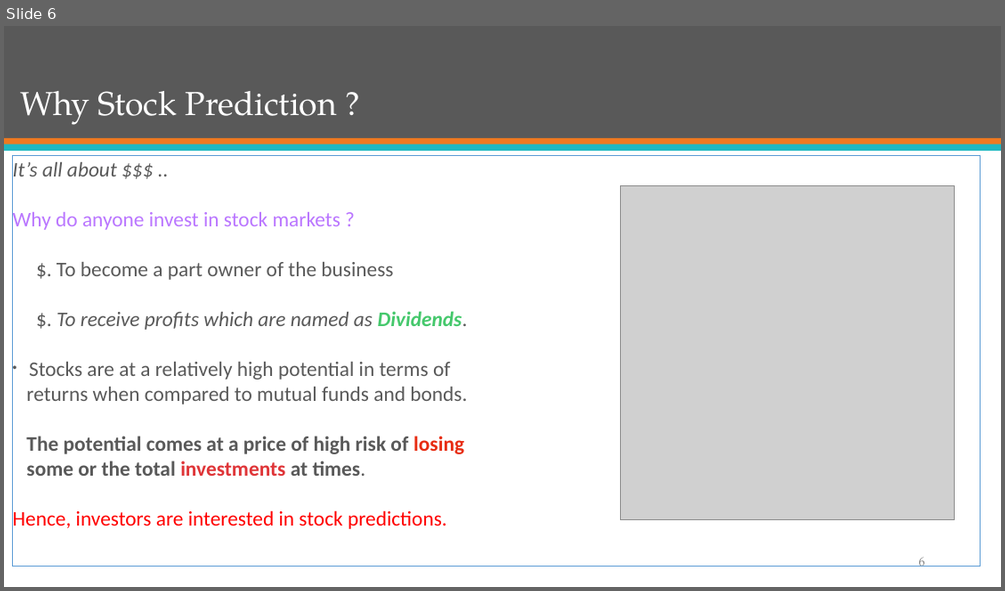
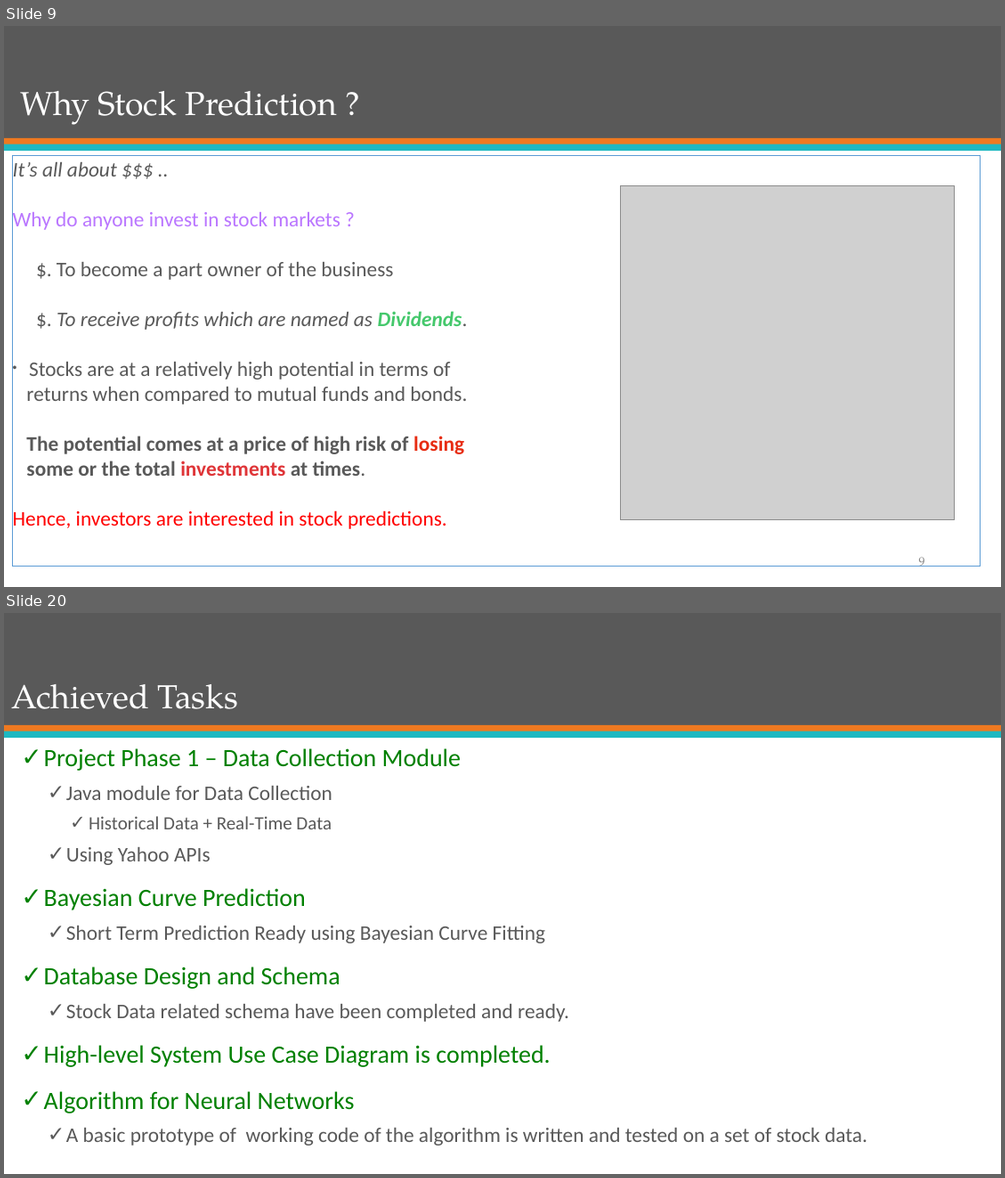
Before and after one commit to mJaiswal/Stock-Market-Prediction-Project, a slide deck: All Documentation/Presentations/Group 13 - ECE 568 - Final Project Preliminary Presentation.pptx. Shown one above the other, each under a label of ours: slide 6 before the commit, slides 9 and 20 after it; the slides between them are not shown. The pictures are 1005x591 and 1005x1178 pixels, drawn with LibreOffice and Linux fonts; fonts in the diff are those of the drawing; grey boxes stand for pictures. Boxes give left, top, right and bottom in pixels: in the first picture for what was removed or moved away, otherwise in the second. Text is boxed around its words. In the diff, an @@ line names an element or a change of style, - is before the commit and + after.

Commit message:
Revert "Final Project presentation"
This reverts commit 832766f04cd8442b965ed63aae4b14a67f5be8de.

```diff
--- a/All Documentation/Presentations/Group 13 - ECE 568 - Final Project Preliminary Presentation.pptx
+++ b/All Documentation/Presentations/Group 13 - ECE 568 - Final Project Preliminary Presentation.pptx
@@ slide 20 added at box(4, 613, 1001, 1174), background #FFFFFF; not listed: 3 template elements that a slide beside it also shows @@
@@ title added at box(11, 684, 238, 709), 32 pt, text #FFFFFF @@
+Achieved Tasks
@@ text added at box(44, 748, 867, 1145), 20 pt, text #595959 @@
+✓ Project Phase 1 – Data Collection Module
+  ✓ Java module for Data Collection
+    ✓ Historical Data + Real-Time Data
+  ✓ Using Yahoo APIs
+✓ Bayesian Curve Prediction
+  ✓ Short Term Prediction Ready using Bayesian Curve Fitting
+✓ Database Design and Schema
+  ✓ Stock Data related schema have been completed and ready.
+✓ High-level System Use Case Diagram is completed.
+✓ Algorithm for Neural Networks
+  ✓ A basic prototype of working code of the algorithm is written and tested on a set of stock data.
@@ what was slide 6 is now slide 9 @@
@@ page number at box(919, 556, 925, 566): text changed @@
-6
+9
```
Also in this commit, not shown: 9 slides changed, 10 other slides added, 2 slides removed, 1 other file.
